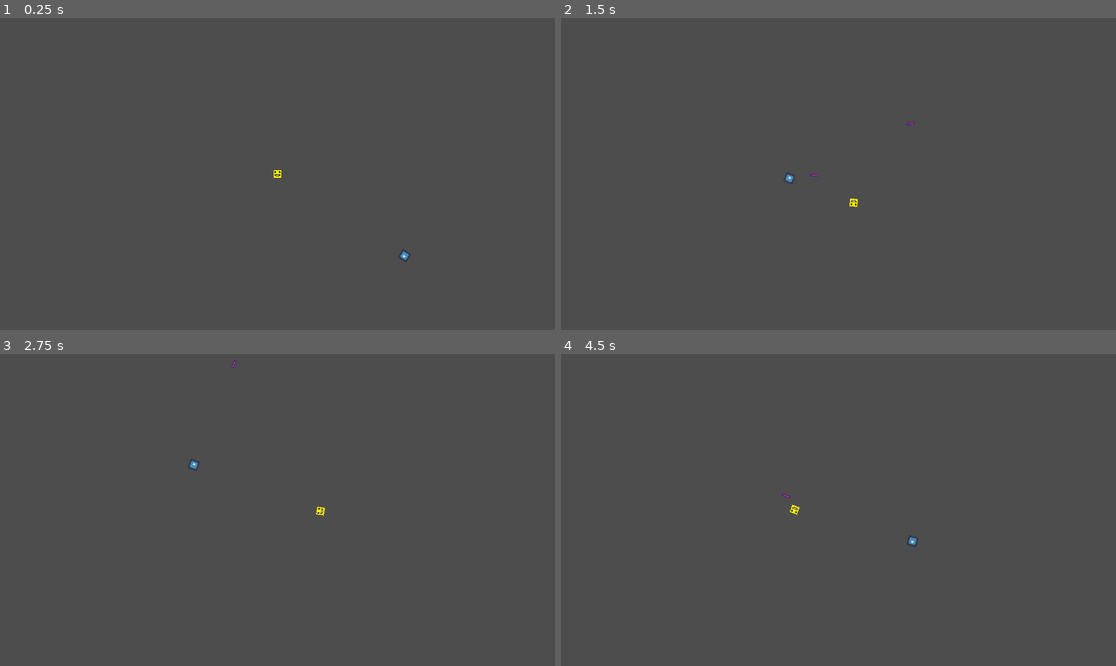
Above: before the commit, frames 1-4 (two rows, left to right).
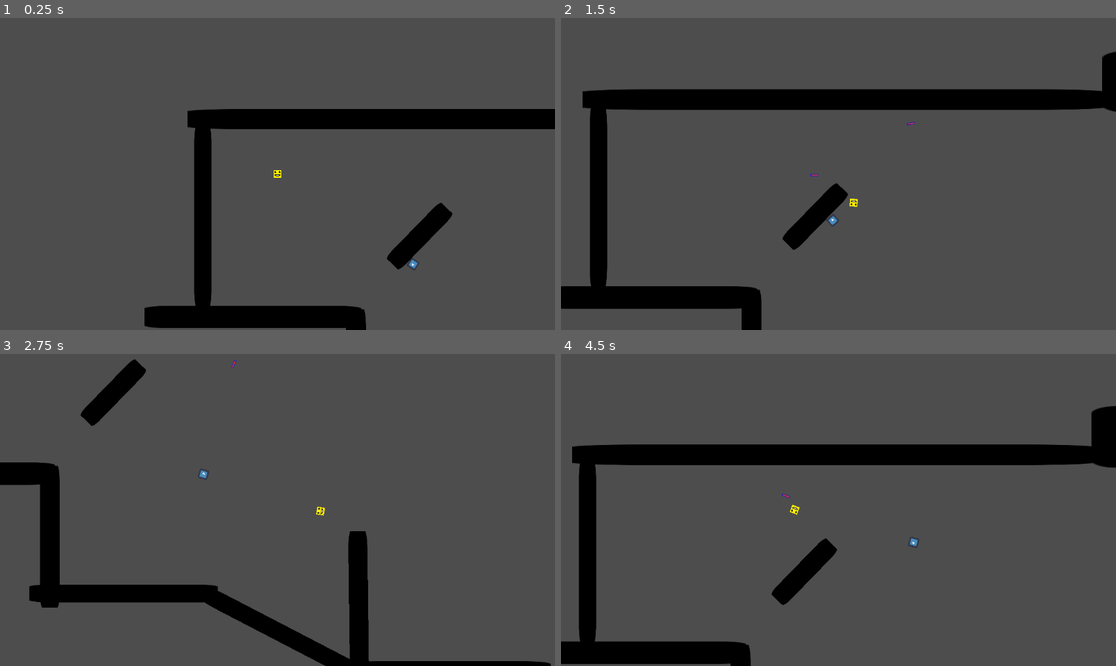
Above: after the commit, the same moments.

Repository: RadicalGG/ShooterGame
Game: Godot game, scene res://Scencs/map.tscn
Same seed, same stepped clock (60 frames per second), same inputs: the game is played once before the commit and once after it. The engine's default icon, where the game draws it, is replaced by a stand-in: a white triangle on a blue panel in a dark square.
Inputs (mouse positions are in pixels of both pictures, inside the frame that each line leads up to):
- Up to frame 1 (0.25 s): no input
- Up to frame 2 (1.5 s): move the mouse to (960, 158) at 0.52 s; hold D (right) 0.53-1.28 s; tap Space (shoot) at 0.6, 1.35 s; move the mouse to (727, 189) at 1.27 s; hold S (down) from 1.28 s (still down)
- Up to frame 3 (2.75 s): move the mouse to (333, 441) at 2.02 s; release S (down) at 2.03 s; hold D (right) from 2.03 s (still down); tap Space (shoot) at 2.1 s
- Up to frame 4 (4.5 s): move the mouse to (810, 572) at 2.77 s; release D (right) at 2.78 s; hold W (up) 2.78-3.53 s; tap Space (shoot) at 2.85, 3.6, 4.35 s; move the mouse to (1005, 556) at 3.52 s; hold A (left) from 3.53 s (still down); move the mouse to (672, 463) at 4.27 s

The runs differ from the first frame. In frame 1, 9.8% of the frame differs, in the area x 26-100%, y 29-100%; in frame 2, 12%, in the area x 0-100%, y 10-100%; in frame 3, 8.3%; in frame 4, 12%.

Commit message:
start screen

Diff:
--- a/shooterproject/Scencs/bullet.tscn
+++ b/shooterproject/Scencs/bullet.tscn
@@ -1,6 +1,6 @@
 [gd_scene load_steps=4 format=3 uid="uid://b82hhl175dugt"]
 
-[ext_resource type="Script" uid="uid://d0p15g7iw5y5y" path="res://Scencs/bullet.gd" id="1_0oiah"]
+[ext_resource type="Script" uid="uid://d0p15g7iw5y5y" path="res://Scripts/bullet.gd" id="1_0oiah"]
 [ext_resource type="Texture2D" uid="uid://c57h0qvg1ieoo" path="res://Sprites/projectile.png" id="1_011cp"]
 
 [sub_resource type="RectangleShape2D" id="RectangleShape2D_jf07p"]
--- a/shooterproject/Scencs/map.tscn
+++ b/shooterproject/Scencs/map.tscn
@@ -1,8 +1,9 @@
-[gd_scene load_steps=6 format=3 uid="uid://miahduqlxkde"]
+[gd_scene load_steps=7 format=3 uid="uid://miahduqlxkde"]
 
 [ext_resource type="Script" uid="uid://bkqeti2ragfwd" path="res://Scripts/player.gd" id="1_i6ut4"]
 [ext_resource type="Texture2D" uid="uid://dwqmsrk7fbor3" path="res://Sprites/HappyFace-Player.png" id="2_n4se0"]
 [ext_resource type="PackedScene" uid="uid://uijs5efolywm" path="res://Scencs/enemy.tscn" id="3_n4se0"]
+[ext_resource type="PackedScene" uid="uid://c0glywre1dove" path="res://Scencs/tilemap.tscn" id="4_rfghl"]
 
 [sub_resource type="RectangleShape2D" id="RectangleShape2D_wijl4"]
 size = Vector2(16, 16)
@@ -36,4 +37,81 @@
 [node name="Enemy" parent="." instance=ExtResource("3_n4se0")]
 position = Vector2(535, 334)
 
+[node name="Node2D" parent="." instance=ExtResource("4_rfghl")]
+position = Vector2(23, 192)
+scale = Vector2(0.28, 2.96)
+
+[node name="Node2D2" parent="." instance=ExtResource("4_rfghl")]
+position = Vector2(533, -10)
+scale = Vector2(8.47289, 0.331247)
+
+[node name="Node2D3" parent="." instance=ExtResource("4_rfghl")]
+position = Vector2(127, 401)
+scale = Vector2(3.51539, 0.364804)
+
+[node name="Node2D4" parent="." instance=ExtResource("4_rfghl")]
+position = Vector2(341, 532)
+scale = Vector2(0.320817, 2.30359)
+
+[node name="Node2D5" parent="." instance=ExtResource("4_rfghl")]
+position = Vector2(494, 650)
+scale = Vector2(3.05322, 0.290759)
+
+[node name="Node2D6" parent="." instance=ExtResource("4_rfghl")]
+position = Vector2(822, 733)
+rotation = 0.479275
+scale = Vector2(2.88, 0.279999)
+
+[node name="Node2D7" parent="." instance=ExtResource("4_rfghl")]
+position = Vector2(473, 233)
+rotation = -0.798764
+scale = Vector2(1.26894, -0.311779)
+
+[node name="Node2D8" parent="." instance=ExtResource("4_rfghl")]
+position = Vector2(1173, 814)
+scale = Vector2(3.24053, 0.361001)
+
+[node name="Node2D9" parent="." instance=ExtResource("4_rfghl")]
+position = Vector2(1281, -47)
+scale = Vector2(3.32, 1)
+
+[node name="Node2D10" parent="." instance=ExtResource("4_rfghl")]
+position = Vector2(1373, 1478)
+rotation = -1.58275
+scale = Vector2(10.4782, 0.301568)
+
+[node name="Node2D11" parent="." instance=ExtResource("4_rfghl")]
+position = Vector2(1684, 195)
+rotation = 0.761985
+scale = Vector2(4.41827, 0.275017)
+
+[node name="Node2D12" parent="." instance=ExtResource("4_rfghl")]
+position = Vector2(2143, 396)
+scale = Vector2(4.27999, 0.48)
+
+[node name="Node2D13" parent="." instance=ExtResource("4_rfghl")]
+position = Vector2(2424, 1681)
+scale = Vector2(0.411524, 20.6854)
+
+[node name="Node2D14" parent="." instance=ExtResource("4_rfghl")]
+position = Vector2(1075, 2153)
+scale = Vector2(4.95382, 0.262172)
+
+[node name="Node2D15" parent="." instance=ExtResource("4_rfghl")]
+position = Vector2(1849, 3005)
+scale = Vector2(9.09627, 0.640007)
+
+[node name="Node2D16" parent="." instance=ExtResource("4_rfghl")]
+position = Vector2(562, 3019)
+scale = Vector2(11.4639, 0.858164)
+
+[node name="Node2D17" parent="." instance=ExtResource("4_rfghl")]
+position = Vector2(750, 2464)
+scale = Vector2(0.736629, 9.55408)
+
+[node name="Node2D18" parent="." instance=ExtResource("4_rfghl")]
+position = Vector2(982, 675)
+rotation = -1.58275
+scale = Vector2(2.40743, 0.309348)
+
 [connection signal="body_entered" from="Player/Area2D" to="Player" method="_on_area_2d_body_entered"]
--- /dev/null
+++ b/shooterproject/Scencs/menu.tscn
@@ -0,0 +1,33 @@
+[gd_scene load_steps=2 format=3 uid="uid://b4qtgxpt5nrk2"]
+
+[ext_resource type="Script" uid="uid://deg4hw5orbekf" path="res://Scripts/menu.gd" id="1_15f33"]
+
+[node name="Menu" type="Control"]
+layout_mode = 3
+anchors_preset = 15
+anchor_right = 1.0
+anchor_bottom = 1.0
+grow_horizontal = 2
+grow_vertical = 2
+script = ExtResource("1_15f33")
+
+[node name="MarginContainer" type="MarginContainer" parent="."]
+layout_mode = 0
+offset_right = 40.0
+offset_bottom = 40.0
+scale = Vector2(6.93874, 7.60161)
+
+[node name="VBoxContainer" type="VBoxContainer" parent="MarginContainer"]
+layout_mode = 2
+
+[node name="Button" type="Button" parent="MarginContainer/VBoxContainer"]
+layout_mode = 2
+text = "Play"
+
+[node name="Quit" type="Button" parent="MarginContainer/VBoxContainer"]
+layout_mode = 2
+text = "quit
+"
+
+[connection signal="pressed" from="MarginContainer/VBoxContainer/Button" to="." method="_on_button_pressed"]
+[connection signal="pressed" from="MarginContainer/VBoxContainer/Quit" to="." method="_on_quit_pressed"]
--- /dev/null
+++ b/shooterproject/Scencs/tilemap.tscn
@@ -0,0 +1,24 @@
+[gd_scene load_steps=4 format=3 uid="uid://c0glywre1dove"]
+
+[ext_resource type="Texture2D" uid="uid://dpi8aaa7mgrbt" path="res://Sprites/icon.svg" id="1_03p5o"]
+
+[sub_resource type="RectangleShape2D" id="RectangleShape2D_nsmjb"]
+size = Vector2(129, 130)
+
+[sub_resource type="OccluderPolygon2D" id="OccluderPolygon2D_3qqdj"]
+polygon = PackedVector2Array(-64, -65, -65, 66, 66, 66, 65, -67)
+
+[node name="Node2D" type="Node2D"]
+
+[node name="Sprite2D" type="Sprite2D" parent="."]
+modulate = Color(0, 0, 0, 1)
+texture = ExtResource("1_03p5o")
+
+[node name="StaticBody2D" type="StaticBody2D" parent="Sprite2D"]
+
+[node name="CollisionShape2D" type="CollisionShape2D" parent="Sprite2D/StaticBody2D"]
+position = Vector2(-0.5, 0)
+shape = SubResource("RectangleShape2D_nsmjb")
+
+[node name="LightOccluder2D" type="LightOccluder2D" parent="Sprite2D"]
+occluder = SubResource("OccluderPolygon2D_3qqdj")
--- /dev/null
+++ b/shooterproject/Scripts/menu.gd
@@ -0,0 +1,9 @@
+extends Control
+
+
+func _on_button_pressed() -> void:
+	get_tree().change_scene_to_file("res://Scencs/map.tscn")
+
+
+func _on_quit_pressed() -> void:
+	get_tree().quit()
Renamed: shooterproject/Scencs/bullet.gd -> shooterproject/Scripts/bullet.gd
Renamed: shooterproject/Scencs/bullet.gd.uid -> shooterproject/Scripts/bullet.gd.uid
Not shown, added: shooterproject/Scripts/menu.gd.uid
